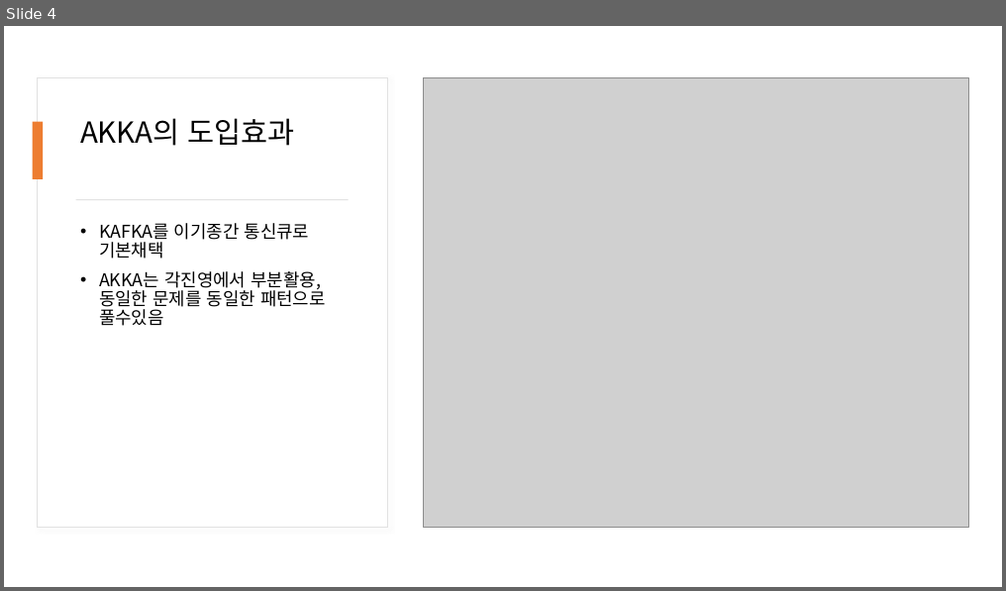
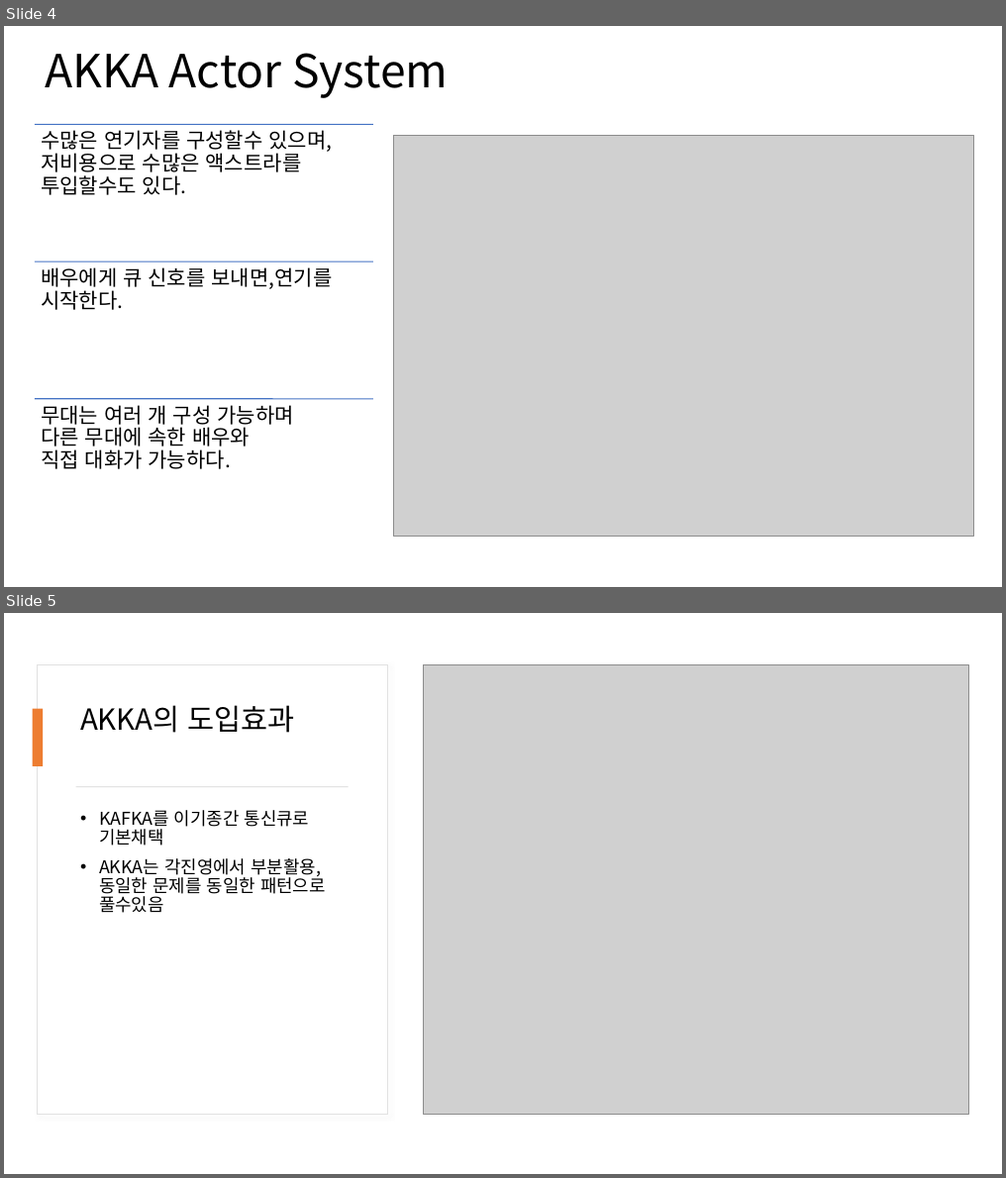
Before and after one commit to psmon/AkkaDotModule, a slide deck: Doc/DotCoreApiWithAkka.pptx. Shown one above the other, each under a label of ours: slide 4 before the commit, slides 4 and 5 after it. The pictures are 1006x591 and 1006x1178 pixels, drawn with LibreOffice and Linux fonts; fonts in the diff are those of the drawing; grey boxes stand for pictures. Boxes give left, top, right and bottom in pixels: in the first picture for what was removed or moved away, otherwise in the second. Text is boxed around its words. In the diff, an @@ line names an element or a change of style, - is before the commit and + after.

```diff
--- a/Doc/DotCoreApiWithAkka.pptx
+++ b/Doc/DotCoreApiWithAkka.pptx
@@ slide 4 added at (4,26,1002,587), background #FFFFFF @@
@@ title added at (45,53,448,98), 44 pt, text #000000 @@
+AKKA Actor System
@@ picture added at (393,136,974,537) @@
@@ group added at (35,124,373,470): 3 lines, 3 texts @@
+수많은 연기자를 구성할수 있으며,저비용으로 수많은 액스트라를 투입할수도 있다.
+배우에게 큐 신호를 보내면,연기를 시작한다.
+무대는 여러 개 구성 가능하며
+다른 무대에 속한 배우와
+직접 대화가 가능하다.
@@ what was slide 4 is now slide 5 @@
```
Also in this commit, not shown: 6 slides changed, 1 other file.
